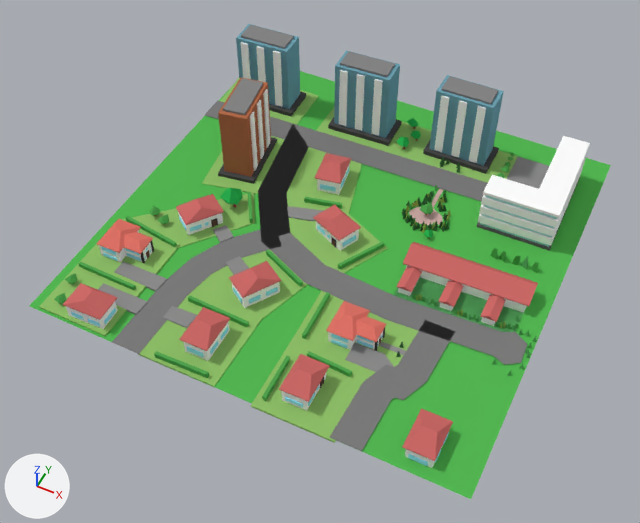
The Blender file Assets/CityGeneration/Block2.blend, before and after one commit.
Rendered twice from a 50 mm lens placed at (35.5, -77.5, 88.8), pointed at (0.1, -6.7, 0.3). Every picture has the same lights, and +X, +Y and +Z are marked at lower left.

Names of what the first picture shows: 'BezierCurve.001', 'BlueSkyscraper_proxy', 'BlueSkyscraper_proxy.001', 'BlueSkyscraper_proxy.002', 'BrownSkyscraper_proxy', 'Cube.246', 'Cube.247', 'Cube.279', 'Cube.280', 'Cube.300', 'Cube.305', 'Cube.306', 'Cube.307', 'Cube.314', 'Cube.315', 'Cube.316', 'CutGrass', 'ElgroComplex_proxy', 'House.001_proxy.007', 'RowHouse_proxy', 'Sidewalk', 'ThickGrassFormat'.
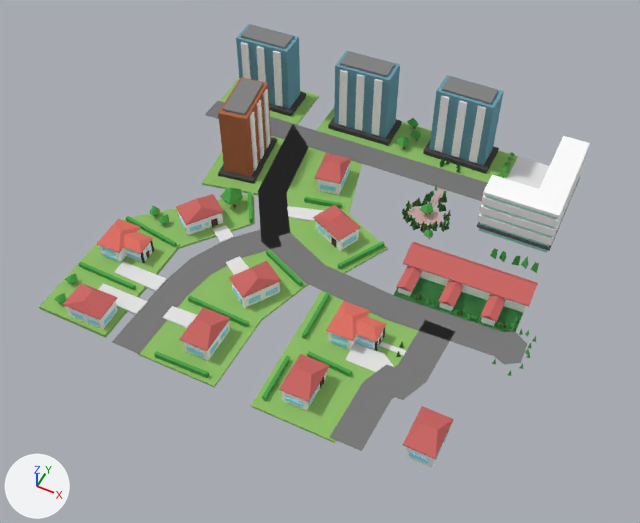
Boxes [x1, y1, x2, y2] around the edits, measured in the pictures (640 x 523 px):
'ThickGrassFormat', deleted: before [30, 71, 611, 499]
'House.001_proxy.007', moved: before [402, 408, 453, 468]; after [403, 406, 454, 468]
'Cube.279', recoloured (grey to white): [507, 157, 549, 189] in both
'Cube.316', recoloured (grey to white): [345, 343, 394, 372] in both
'Cube.247', recoloured (grey to white): [114, 261, 167, 292] in both
'Cube.280', recoloured (grey to white): [98, 283, 148, 315] in both
'Sidewalk', recoloured (grey to white): [163, 306, 197, 328] in both
'Cube.305', recoloured (grey to white): [287, 206, 324, 221] in both
'Cube.307', recoloured (grey to white): [226, 256, 249, 275] in both
'Cube.246', recoloured (grey to white): [213, 225, 234, 243] in both
'Cube.315', recoloured: [379, 342, 406, 355] in both

What the commit changed:
Material 'Sidewalk' (mat_sidewalk) changes colour from grey #8d8d8d to white #e7e7e7; in linear values from (0.267, 0.267, 0.267) to (0.8, 0.8, 0.8).
Object 'House.001_proxy.007' (ob_house_001_proxy_007) moves from (23.2, -25.8, 1.1) to (23.2, -25.8, 1.6).
Object 'ThickGrassFormat' (ob_thickgrassformat) is deleted.
